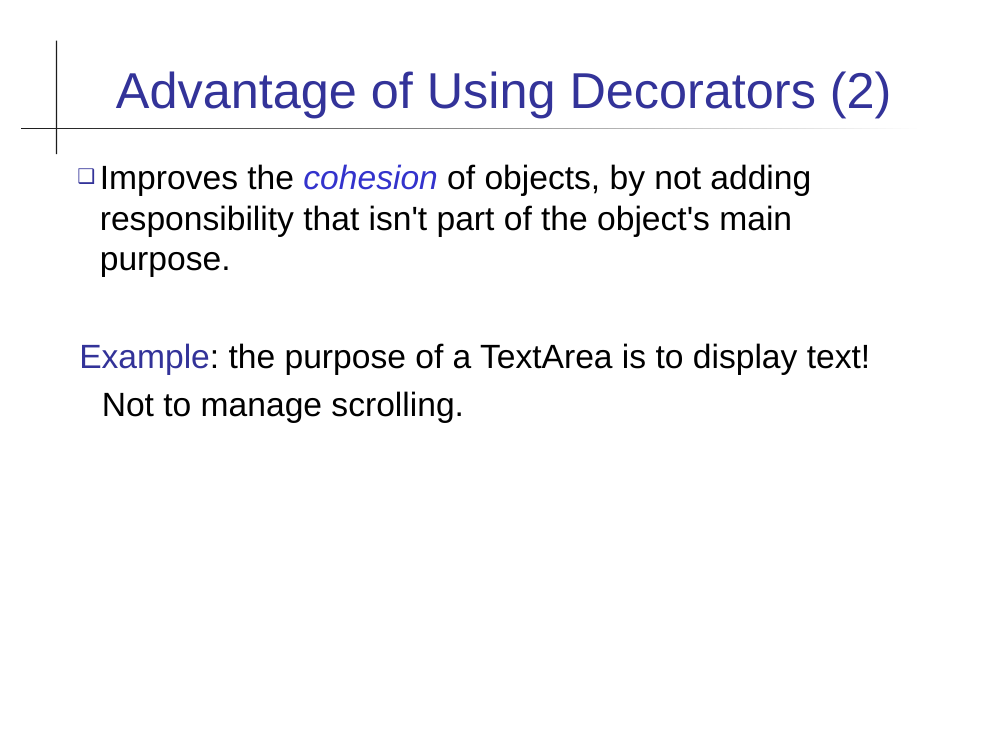
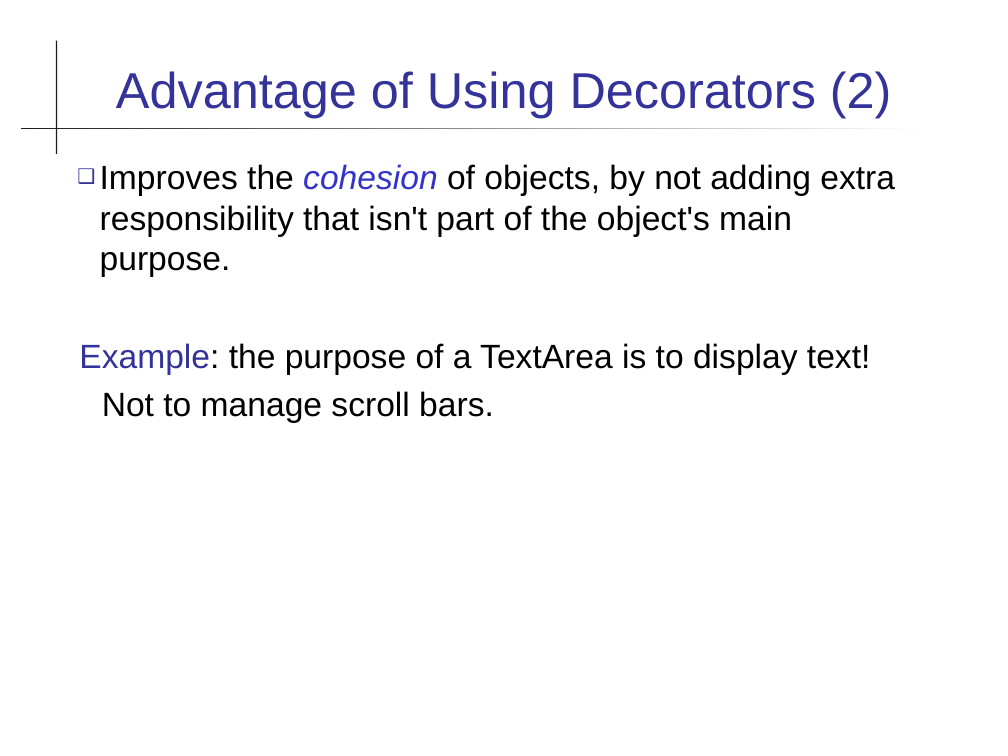
Before and after one commit to skeoop/skeoop.github.io, a slide deck: slide 5 of patterns/Decorator-Pattern.ppt (slide 4 before the commit). Drawn at 1008x756 pixels with LibreOffice and Linux fonts; fonts in the diff are those of the drawing. Boxes give left, top, right and bottom in pixels: in the first picture for what was removed or moved away, otherwise in the second. Text is boxed around its words. In the diff, an @@ line names an element or a change of style, - is before the commit and + after.

```diff
--- a/patterns/Decorator-Pattern.ppt
+++ b/patterns/Decorator-Pattern.ppt
@@ text at bbox=[100, 164, 895, 277]: text changed @@
-❑ Improves the cohesion of objects, by not adding responsibility that isn't part of the object's main purpose.
+❑ Improves the cohesion of objects, by not adding extra responsibility that isn't part of the object's main purpose.
@@ text at bbox=[102, 391, 494, 423]: text changed @@
-Not to manage scrolling.
+Not to manage scroll bars.
```
Also in this commit, not shown: 4 other slides changed, 6 slides added, 39 other files.
